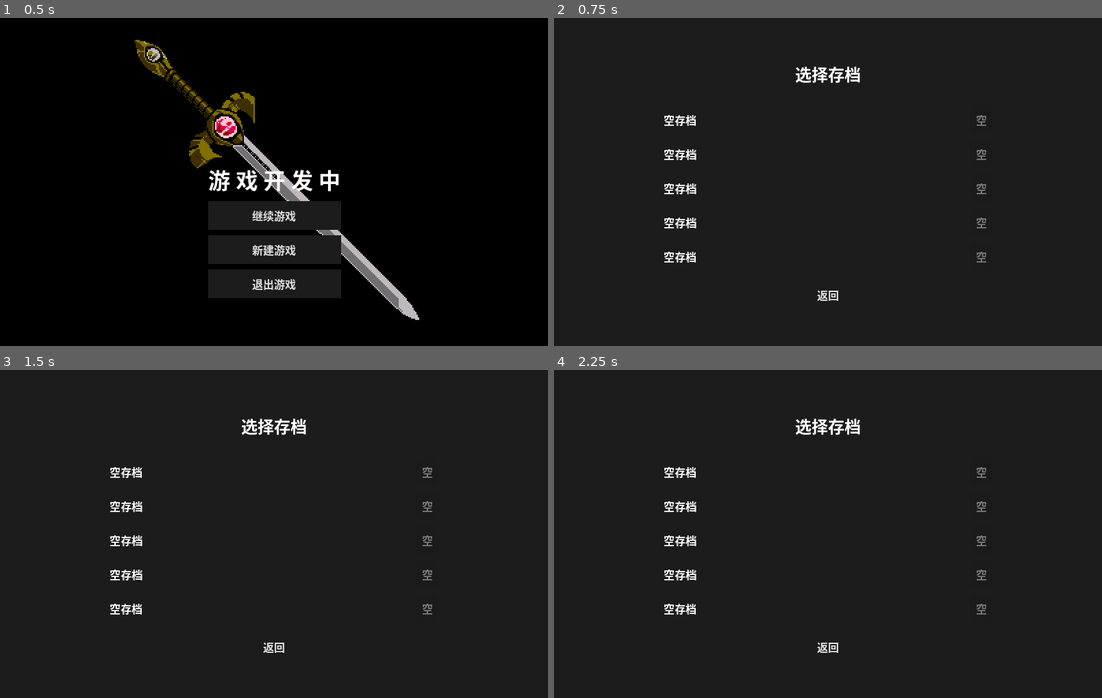
Above: before the commit, frames 1-4 (two rows, left to right).
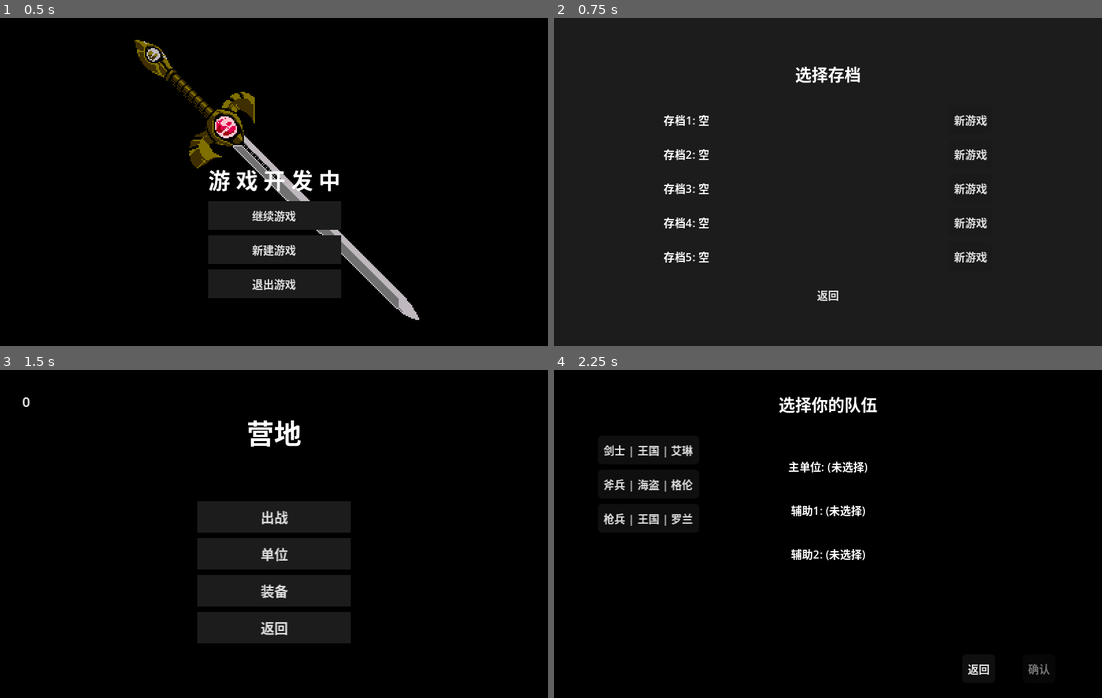
Above: after the commit, the same moments.

Repository: ZhuXilin/Dev_Project_260730
Game: Godot game, scene res://content/scenes/ui/MainMenu.tscn
Same seed, same stepped clock (60 frames per second), same inputs: the game is played once before the commit and once after it. Sound files missing from this copy of the repository are replaced by a short silence.
Inputs (mouse positions are in pixels of both pictures, inside the frame that each line leads up to):
- Up to frame 1 (0.5 s): no input
- Up to frame 2 (0.75 s): click "继续游戏" at 0.5 s
- Up to frame 3 (1.5 s): click (416, 471) at 1.25 s, where only the run after the commit has a clickable "新游戏"
- Up to frame 4 (2.25 s): click (828, 517) at 2 s, where only the run after the commit has a clickable "出战"

Frame 1 is identical in both runs. In frame 2, 1.5% of the frame differs, in the area x 20-80%, y 29-75%; in frame 3, 90%; in frame 4, 95%, in the area x 0-100%, y 0-100%.

Commit message:
Tweak load UI

Diff:
--- a/function/script/SaveSelectUI.gd
+++ b/function/script/SaveSelectUI.gd
@@ -18,39 +18,58 @@
 		hbox.size_flags_horizontal = Control.SIZE_EXPAND_FILL
 
 		var info_label = Label.new()
-		info_label.text = _get_slot_display_text(i)
+		var has_save = SaveManager.has_save(i)
+
+		if has_save:
+			var info = SaveManager.get_save_info(i)
+			var time_str = Time.get_datetime_string_from_unix_time(info["time"])
+			info_label.text = "存档%d: %s (%d人) 第%d天 %s" % [i + 1, info["main_unit"], info["party"], info["day"], time_str]
+		else:
+			info_label.text = "存档%d: 空" % (i + 1)
+
 		info_label.size_flags_horizontal = Control.SIZE_EXPAND_FILL
 		info_label.add_theme_font_size_override("font_size", 8)
 		hbox.add_child(info_label)
 
+		# ---- 加载/新游戏按钮 ----
 		var load_btn = Button.new()
-		load_btn.text = "加载" if SaveManager.has_save(i) else "空"
 		load_btn.add_theme_font_size_override("font_size", 8)
-		load_btn.disabled = not SaveManager.has_save(i)
-		load_btn.pressed.connect(_on_load_pressed.bind(i))
+		load_btn.alignment = HORIZONTAL_ALIGNMENT_LEFT   # 左对齐
+
+		if has_save:
+			load_btn.text = "加载"
+			load_btn.pressed.connect(_on_load_pressed.bind(i))
+		else:
+			load_btn.text = "新游戏"
+			load_btn.pressed.connect(_on_new_game_pressed.bind(i))
+
 		hbox.add_child(load_btn)
 
+		# ---- 删除按钮 ----
 		var delete_btn = Button.new()
 		delete_btn.text = "删除"
 		delete_btn.add_theme_font_size_override("font_size", 8)
-		delete_btn.visible = SaveManager.has_save(i)
-		delete_btn.disabled = not SaveManager.has_save(i)
-		delete_btn.pressed.connect(_on_delete_pressed.bind(i))
+		delete_btn.visible = has_save
+		delete_btn.disabled = not has_save
+		if has_save:
+			delete_btn.pressed.connect(_on_delete_pressed.bind(i))
 		hbox.add_child(delete_btn)
 
 		slot_container.add_child(hbox)
-
-func _get_slot_display_text(slot: int) -> String:
-	var info = SaveManager.get_save_info(slot)
-	if info.is_empty():
-		return "空存档"
-	var time_str = Time.get_datetime_string_from_unix_time(info["time"])
-	return "存档%d: %s (%d人) 第%d天 %s" % [slot + 1, info["main_unit"], info["party"], info["day"], time_str]
 
 func _on_load_pressed(slot: int):
 	var success = SaveManager.load_game(slot)
 	if success:
 		get_tree().change_scene_to_file("res://content/scenes/ui/MapScene.tscn")
+
+func _on_new_game_pressed(slot: int):
+	GameState.reset_all()
+	GameState.start_new_cycle()
+	GameState.interrupt_state = 1
+	Globals.pending_save_slot = slot
+	SaveManager.save_game(slot, false)
+	SaveManager.current_slot = slot
+	get_tree().change_scene_to_file("res://content/scenes/ui/Camp.tscn")
 
 func _on_delete_pressed(slot: int):
 	_pending_delete_slot = slot
